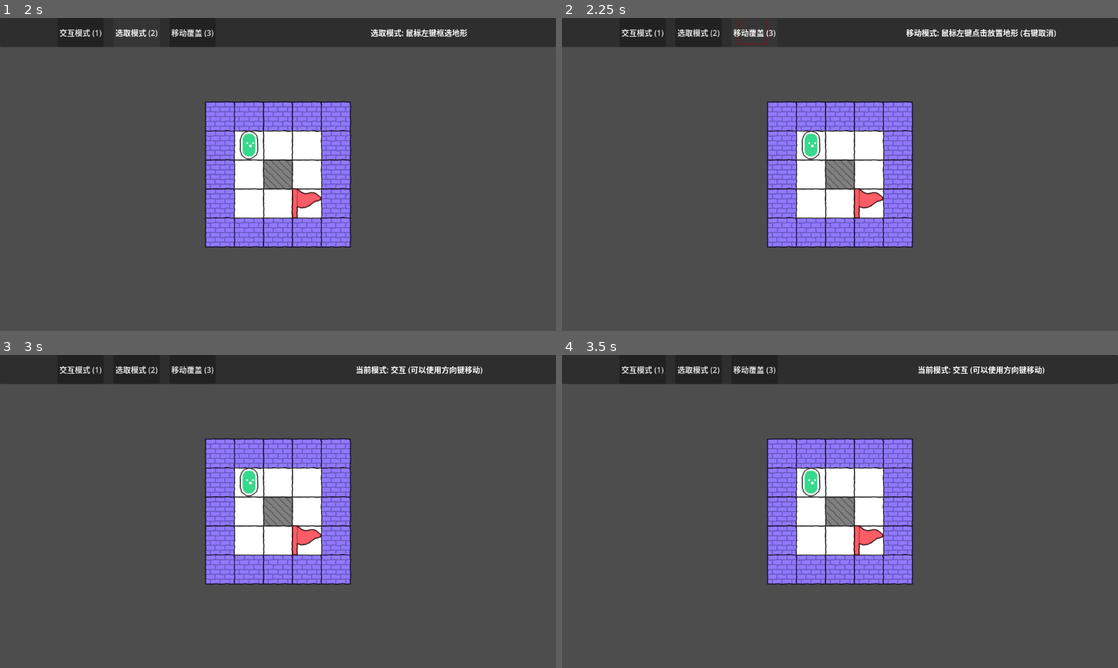
Above: before the commit, frames 1-4 (two rows, left to right).
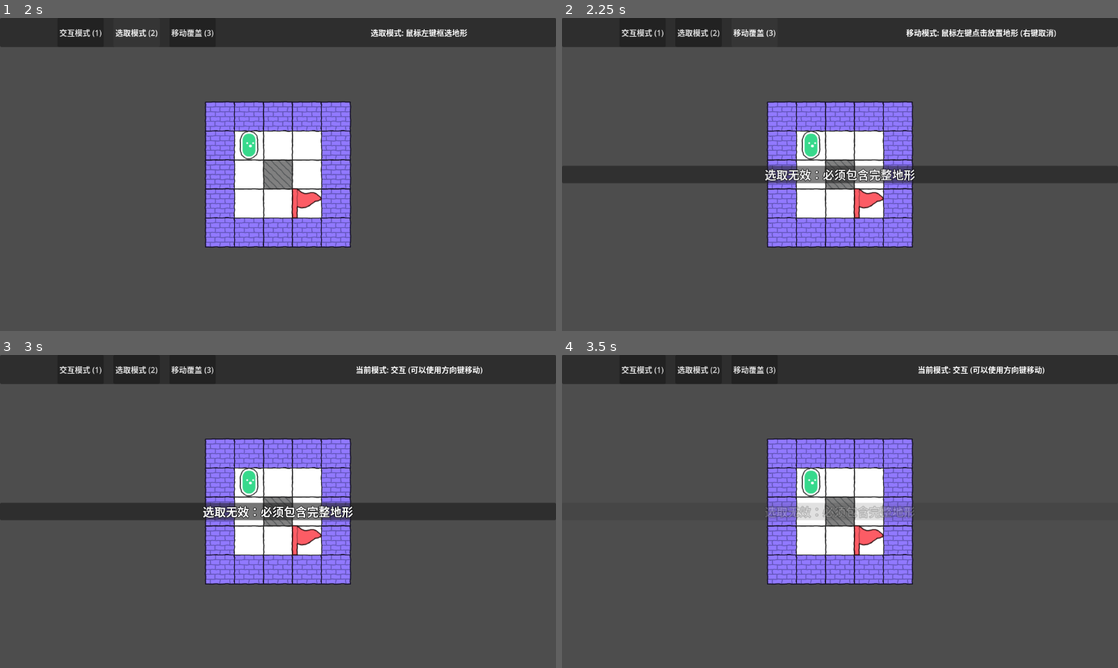
Above: after the commit, the same moments.

Repository: 494311870/jam-mask
Game: Godot game, scene res://scenes/main.tscn
Same seed, same stepped clock (60 frames per second), same inputs: the game is played once before the commit and once after it.
Inputs (mouse positions are in pixels of both pictures, inside the frame that each line leads up to):
- Up to frame 1 (2 s): click "交互模式 (1)" at 0.5 s; click "选取模式 (2)" at 1.25 s
- Up to frame 2 (2.25 s): click "移动覆盖 (3)" at 2 s
- Up to frame 3 (3 s): tap Enter at 2.75 s; move the mouse to (400, 495) at 2.77 s; hold D (move_right) from 2.78 s (still down); tap 1 at 2.85 s; click (400, 495) at 2.92 s
- Up to frame 4 (3.5 s): keep holding D (move_right)

Frame 1 is identical in both runs. In frame 2, 5.4% of the frame differs, in the area x 0-100%, y 0-53%; in frame 3, 5.3%; in frame 4, 1.1%.

Commit message:
feat: 添加提示信息系统和相关UI组件

Diff:
--- a/scenes/main.gd
+++ b/scenes/main.gd
@@ -47,7 +47,8 @@
 
 ## 动态加载关卡
 func load_level(level_path: String) -> void:
-	# 清理当前关卡
+	# 清理当前关卡并重置容器位置
+	current_level_container.position = Vector2.ZERO
 	for child in current_level_container.get_children():
 		child.queue_free()
 
@@ -68,41 +69,62 @@
 
 ## 居中显示当前关卡
 func center_level() -> void:
-	var level = current_level_container.get_child(0) if current_level_container.get_child_count() > 0 else null
+	# 查找容器中的最后一个孩子（即刚加载的关卡，避免 queue_free 延迟导致取到旧关卡）
+	var level = current_level_container.get_child(current_level_container.get_child_count() - 1) if current_level_container.get_child_count() > 0 else null
 	if not level:
 		return
 
-	var terrain = level.get_node_or_null("Terrain") as TileMapLayer
-	if not terrain:
+	# 查找所有 TileMapLayer 以确定地图总边界
+	var layers = level.find_children("", "TileMapLayer", true, false)
+	if layers.is_empty():
 		return
 
-	var used_rect = terrain.get_used_rect()
-	if used_rect.size == Vector2i.ZERO:
+	var combined_rect: Rect2i
+	var has_rect = false
+
+	for layer in layers:
+		if layer is TileMapLayer:
+			var rect = layer.get_used_rect()
+			if rect.size == Vector2i.ZERO:
+				continue
+			if not has_rect:
+				combined_rect = rect
+				has_rect = true
+			else:
+				combined_rect = combined_rect.merge(rect)
+
+	if not has_rect:
 		return
 
-	# 使用最直观的坐标计算方式
-	var tile_size = Vector2(terrain.tile_set.tile_size)
+	# 获取第一个有内容的层的图块大小（假设所有层一致）
+	var first_layer: TileMapLayer = null
+	for layer in layers:
+		if layer is TileMapLayer and layer.tile_set:
+			first_layer = layer
+			break
 
-	# 关卡内容在 Terrain 节点坐标系下的像素矩形范围
-	# used_rect.position 是起始格子坐标，used_rect.size 是格子数量
-	var content_pos_px = Vector2(used_rect.position) * tile_size
-	var content_size_px = Vector2(used_rect.size) * tile_size
+	if not first_layer:
+		return
+
+	var tile_size = Vector2(first_layer.tile_set.tile_size)
+
+	# 关卡内容在 Level 节点坐标系下的像素矩形范围
+	var content_pos_px = Vector2(combined_rect.position) * tile_size
+	var content_size_px = Vector2(combined_rect.size) * tile_size
 
 	# 获取视口（窗口）的显示区域大小
 	var viewport_size = get_viewport_rect().size
 
-	# 计算让内容居中所需的偏移：
-	# 1. (viewport_size - content_size_px) / 2.0 是让一个 0,0 起始的矩形居中的位置
-	# 2. 减去 content_pos_px 是为了抵消地图瓦片本身可能存在的坐标偏移（比如从 10,10 开始画的地图）
+	# 计算让内容居中所需的偏移
 	var target_pos = (viewport_size - content_size_px) / 2.0 - content_pos_px
 
 	# 应用到容器
 	current_level_container.position = target_pos
 
-	# 打印调试信息（可选，如果还不对可以检查此输出）
+	# 打印调试信息
 	print("Viewport Size: ", viewport_size)
-	print("Content Rect: ", content_pos_px, " size: ", content_size_px)
-	print("Calculated Position: ", target_pos)
+	print("Level Bounds: ", combined_rect, " (px: ", content_pos_px, ", ", content_size_px, ")")
+	print("Calculated Container Position: ", target_pos)
 
 func _setup_systems(level: Node2D) -> void:
 	var terrain = level.get_node_or_null("Terrain")
--- /dev/null
+++ b/scenes/viewfinder/tip_ui.gd
@@ -0,0 +1,30 @@
+class_name TipUI
+extends PanelContainer
+
+@onready var _label: Label = %"Label"
+
+var _current_tween: Tween
+
+
+func _ready() -> void:
+	modulate.a = 0.0
+	hide()
+
+
+## 显示提示信息并在指定时间后使用 Tween 动画自动隐藏
+func show_tip(text: String, duration: float = 1.0) -> void:
+	if _current_tween:
+		_current_tween.kill()
+
+	_label.text = text
+	self.show()
+
+	_current_tween = create_tween()
+	# 淡入
+	_current_tween.tween_property(self, "modulate:a", 1.0, 0.2)
+	# 持续时间
+	_current_tween.tween_interval(duration)
+	# 淡出
+	_current_tween.tween_property(self, "modulate:a", 0.0, 0.3)
+	# 动画完成后隐藏
+	_current_tween.tween_callback(self.hide)
--- /dev/null
+++ b/scenes/viewfinder/tip_ui.tscn
@@ -0,0 +1,24 @@
+[gd_scene load_steps=2 format=3 uid="uid://bl6qtwotfl4wm"]
+
+[ext_resource type="Script" uid="uid://b2ik8ofqkudfq" path="res://scenes/viewfinder/tip_ui.gd" id="1_hraoy"]
+
+[node name="TipUI" type="PanelContainer"]
+anchors_preset = 14
+anchor_top = 0.5
+anchor_right = 1.0
+anchor_bottom = 0.5
+offset_top = -17.0
+offset_bottom = 17.0
+grow_horizontal = 2
+grow_vertical = 2
+script = ExtResource("1_hraoy")
+
+[node name="Label" type="Label" parent="."]
+unique_name_in_owner = true
+layout_mode = 2
+theme_override_colors/font_outline_color = Color(0, 0, 0, 1)
+theme_override_constants/outline_size = 4
+theme_override_font_sizes/font_size = 24
+text = "提示信息"
+horizontal_alignment = 1
+vertical_alignment = 1
--- a/scenes/viewfinder/viewfinder_system.gd
+++ b/scenes/viewfinder/viewfinder_system.gd
@@ -25,6 +25,7 @@
 @onready var btn_select: Button = %BtnSelect
 @onready var btn_move: Button = %BtnMove
 @onready var label_status: Label = %LabelStatus
+@onready var tip_ui: TipUI = %TipUI
 
 func _ready() -> void:
 	if terrain_layer or elements_layer:
@@ -143,28 +144,38 @@
 	overlay_layer.draw_polyline(local_points, color, width, true)
 
 func _capture_selection():
-	selection_rect = _get_selection_rect()
-	copied_tiles.clear()
-	for x in range(selection_rect.position.x, selection_rect.end.x):
-		for y in range(selection_rect.position.y, selection_rect.end.y):
-			var coords = Vector2i(x, y)
-			var source_id = terrain_layer.get_cell_source_id(coords)
-			var atlas_coords = terrain_layer.get_cell_atlas_coords(coords)
-			var alternative_tile = terrain_layer.get_cell_alternative_tile(coords)
-
-			copied_tiles.append({
-				"offset": coords - selection_rect.position,
+	var new_rect: Rect2i = _get_selection_rect()
+	var new_tiles: Array = []
+
+	for x in range(new_rect.position.x, new_rect.end.x):
+		for y in range(new_rect.position.y, new_rect.end.y):
+			var coords: Vector2i = Vector2i(x, y)
+			var source_id: int = terrain_layer.get_cell_source_id(coords)
+
+			# 如果该位置没有图块，则整个选取无效
+			if source_id == -1:
+				copied_tiles.clear()
+				tip_ui.show_tip("选取无效：必须包含完整地形")
+				return
+
+			var atlas_coords: Vector2i = terrain_layer.get_cell_atlas_coords(coords)
+			var alternative_tile: int = terrain_layer.get_cell_alternative_tile(coords)
+
+			new_tiles.append({
+				"offset": coords - new_rect.position,
 				"source_id": source_id,
 				"atlas_coords": atlas_coords,
 				"alternative_tile": alternative_tile
 			})
-	print("Captured ", copied_tiles.size(), " tiles.")
+
+	selection_rect = new_rect
+	copied_tiles = new_tiles
 
 func _paste_selection(target_pos: Vector2i):
 	for tile in copied_tiles:
 		var pos = target_pos + tile.offset
 		terrain_layer.set_cell(pos, tile.source_id, tile.atlas_coords, tile.alternative_tile)
-	print("Pasted tiles at ", target_pos)
+	tip_ui.show_tip("放置成功")
 
 func _process(_delta: float) -> void:
 	if current_mode == Mode.MOVE:
--- a/scenes/viewfinder/viewfinder_system.tscn
+++ b/scenes/viewfinder/viewfinder_system.tscn
@@ -1,6 +1,7 @@
-[gd_scene load_steps=2 format=3 uid="uid://bfvtfqii1ytgf"]
+[gd_scene load_steps=3 format=3 uid="uid://bfvtfqii1ytgf"]
 
 [ext_resource type="Script" uid="uid://dy6si7stf21j6" path="res://scenes/viewfinder/viewfinder_system.gd" id="1_vfs"]
+[ext_resource type="PackedScene" uid="uid://bl6qtwotfl4wm" path="res://scenes/viewfinder/tip_ui.tscn" id="2_tt4el"]
 
 [node name="ViewfinderSystem" type="Node2D" groups=["viewfinder_system"]]
 script = ExtResource("1_vfs")
@@ -65,3 +66,6 @@
 text = "当前模式: 交互 (可以使用方向键移动)"
 horizontal_alignment = 1
 vertical_alignment = 1
+
+[node name="TipUI" parent="ViewfinderUI" instance=ExtResource("2_tt4el")]
+unique_name_in_owner = true
--- a/scenes/viewfinder/viewfinder_ui.tscn
+++ b/scenes/viewfinder/viewfinder_ui.tscn
@@ -1,4 +1,6 @@
-[gd_scene load_steps=2 format=3 uid="uid://byhuxunv0h1p1"]
+[gd_scene load_steps=3 format=3 uid="uid://byhuxunv0h1p1"]
+
+[ext_resource type="Script" path="res://scenes/viewfinder/tip_ui.gd" id="1_tip"]
 
 [node name="ViewfinderUI" type="CanvasLayer"]
 
@@ -65,3 +67,26 @@
 text = "当前模式: 交互 (可以使用方向键移动)"
 horizontal_alignment = 1
 vertical_alignment = 1
+
+[node name="TipLabel" type="Label" parent="Control"]
+unique_name_in_owner = true
+visible = false
+layout_mode = 1
+anchors_preset = 8
+anchor_left = 0.5
+anchor_top = 0.5
+anchor_right = 0.5
+anchor_bottom = 0.5
+offset_left = -150.0
+offset_top = -11.5
+offset_right = 150.0
+offset_bottom = 11.5
+grow_horizontal = 2
+grow_vertical = 2
+theme_override_colors/font_outline_color = Color(0, 0, 0, 1)
+theme_override_constants/outline_size = 4
+theme_override_font_sizes/font_size = 24
+text = "提示信息"
+horizontal_alignment = 1
+vertical_alignment = 1
+script = ExtResource("1_tip")
Not shown, added: scenes/viewfinder/tip_ui.gd.uid
